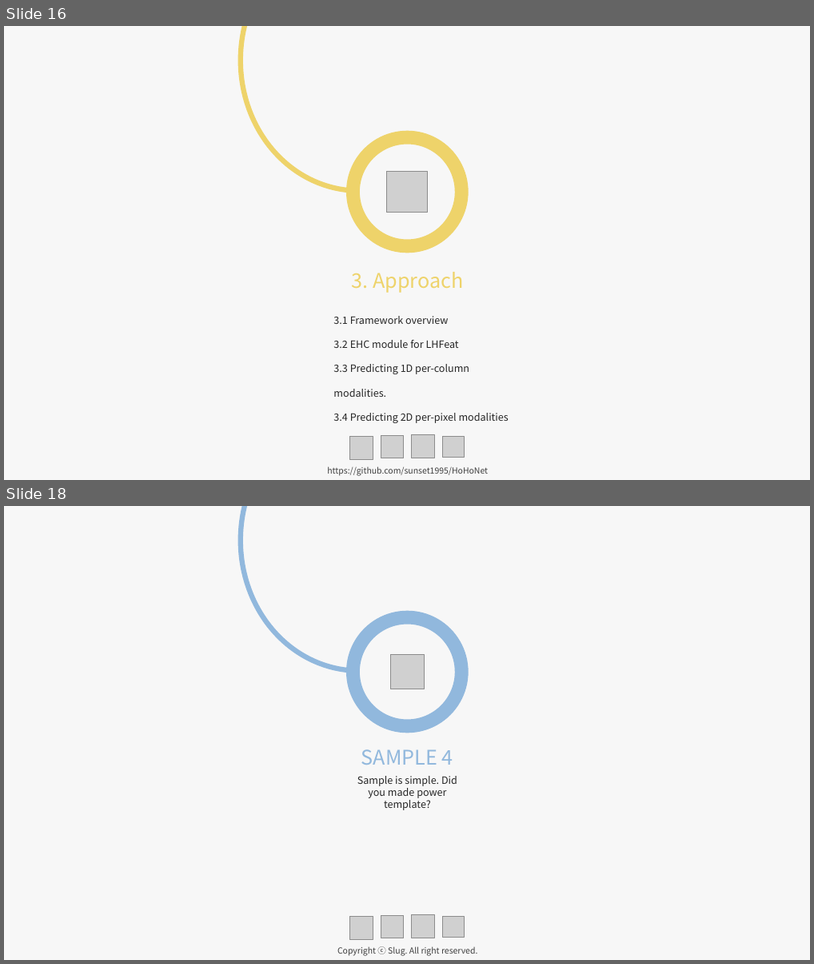
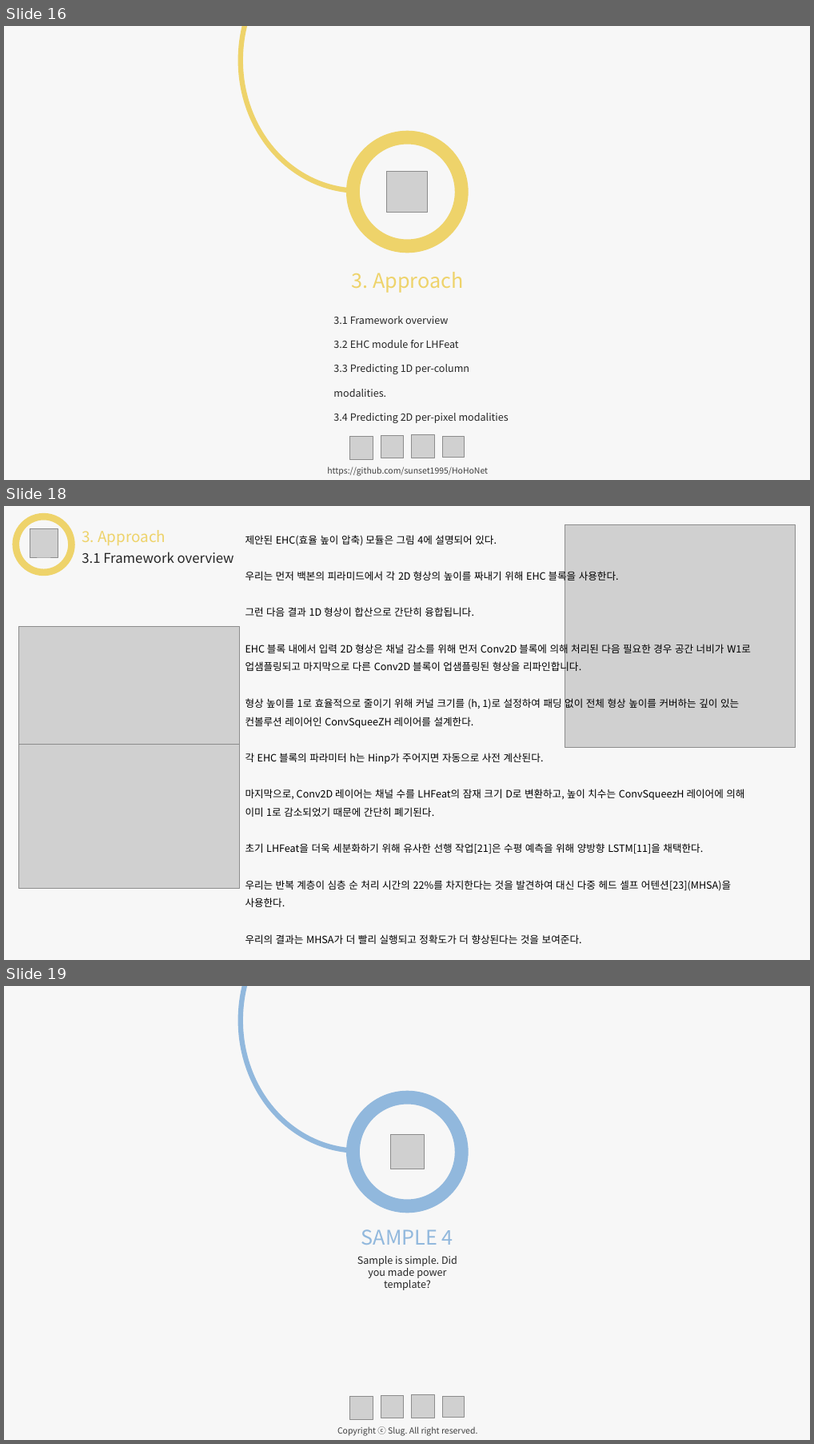
Before and after one commit to arittung/3D_Room_Layout_estimation, a slide deck: HoHoNet/관련 자료/HoHoNet 논문 해석.pptx. Shown one above the other, each under a label of ours: slides 16 and 18 before the commit, slides 16, 18 and 19 after it; the slides between them are not shown. The pictures are 814x964 and 814x1444 pixels, drawn with LibreOffice and Linux fonts; fonts in the diff are those of the drawing; grey boxes stand for pictures. Boxes give left, top, right and bottom in pixels: in the first picture for what was removed or moved away, otherwise in the second. Text is boxed around its words. In the diff, an @@ line names an element or a change of style, - is before the commit and + after.

```diff
--- a/HoHoNet/관련 자료/HoHoNet 논문 해석.pptx
+++ b/HoHoNet/관련 자료/HoHoNet 논문 해석.pptx
@@ slide 18 added at bbox=[4, 506, 810, 960], background #F7F7F7 @@
@@ arch (boxed as its full ring) added at bbox=[13, 513, 75, 576], fill #EED36A @@
@@ arch (boxed as its full ring) added at bbox=[13, 513, 75, 576], fill #EED36A @@
@@ picture added at bbox=[30, 529, 58, 557] @@
@@ picture added at bbox=[566, 524, 797, 747] @@
@@ text added at bbox=[82, 530, 166, 546], 18 pt, text #EED36A @@
+3. Approach
@@ text added at bbox=[82, 552, 234, 563], 16 pt, text #262626 @@
+3.1 Framework overview
@@ text added at bbox=[246, 535, 751, 907], 12 pt, text #000000 @@
+제안된 EHC(효율 높이 압축) 모듈은 그림 4에 설명되어 있다.
+우리는 먼저 백본의 피라미드에서 각 2D 형상의 높이를 짜내기 위해 EHC 블록을 사용한다.
+그런 다음 결과 1D 형상이 합산으로 간단히 융합됩니다.
+EHC 블록 내에서 입력 2D 형상은 채널 감소를 위해 먼저 Conv2D 블록에 의해 처리된 다음 필요한 경우 공간 너비가 W1로 업샘플링되고 마지막으로 다른 Conv2D 블록이 업샘플링된 형상을 리파인합니다.
+형상 높이를 1로 효율적으로 줄이기 위해 커널 크기를 (h, 1)로 설정하여 패딩 없이 전체 형상 높이를 커버하는 깊이 있는 컨볼루션 레이어인 ConvSqueeZH 레이어를 설계한다.
+각 EHC 블록의 파라미터 h는 Hinp가 주어지면 자동으로 사전 계산된다.
+마지막으로, Conv2D 레이어는 채널 수를 LHFeat의 잠재 크기 D로 변환하고, 높이 치수는 ConvSqueezH 레이어에 의해 이미 1로 감소되었기 때문에 간단히 폐기된다.
+초기 LHFeat을 더욱 세분화하기 위해 유사한 선행 작업[21]은 수평 예측을 위해 양방향 LSTM[11]을 채택한다.
+우리는 반복 계층이 심층 순 처리 시간의 22%를 차지한다는 것을 발견하여 대신 다중 헤드 셀프 어텐션[23](MHSA)을 사용한다.
+우리의 결과는 MHSA가 더 빨리 실행되고 정확도가 더 향상된다는 것을 보여준다.
@@ picture added at bbox=[18, 626, 239, 744] @@
@@ picture added at bbox=[18, 744, 239, 888] @@
@@ what was slide 18 is now slide 19 @@
```
Also in this commit, not shown: 2 slides changed, 1 other file.
